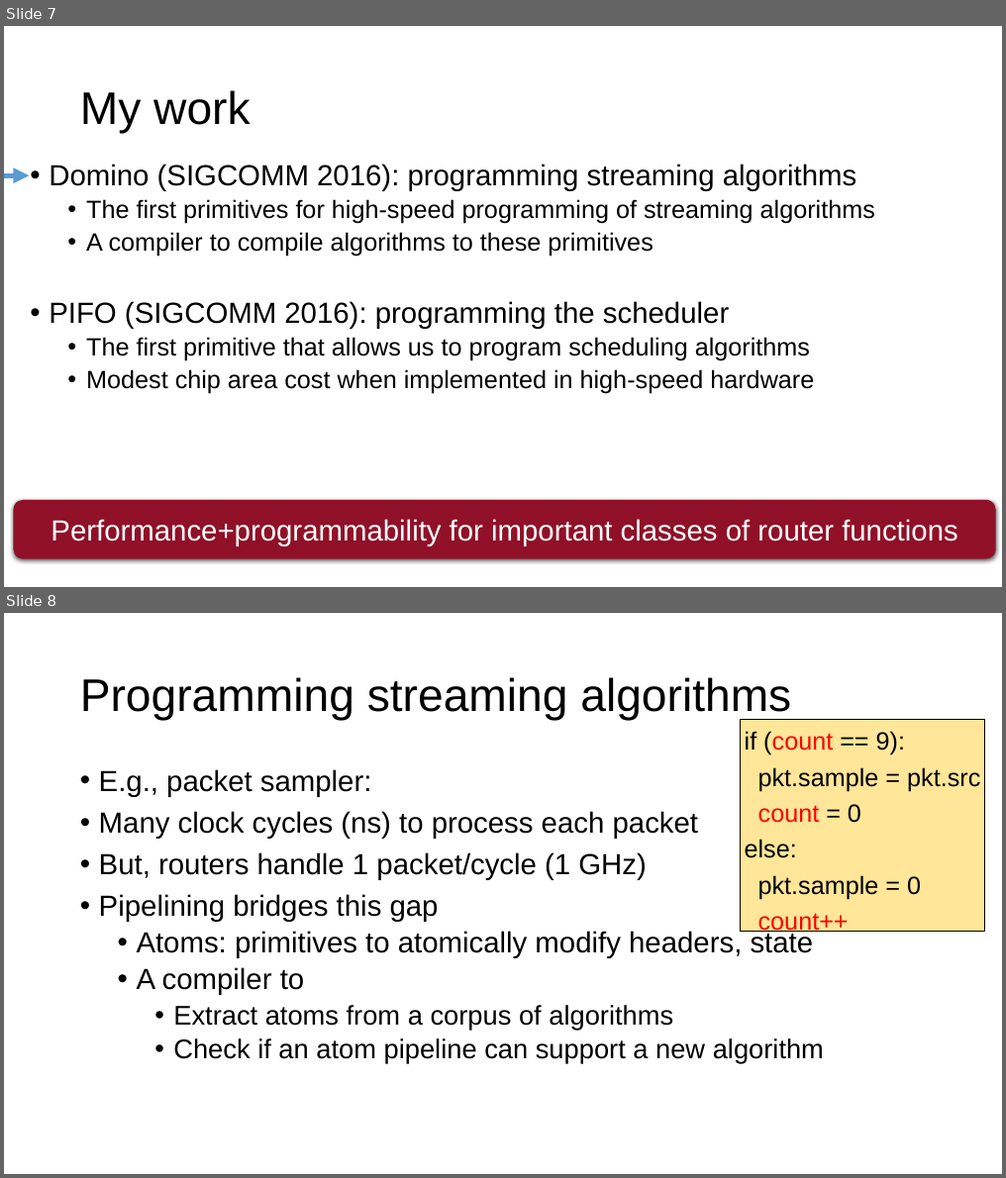
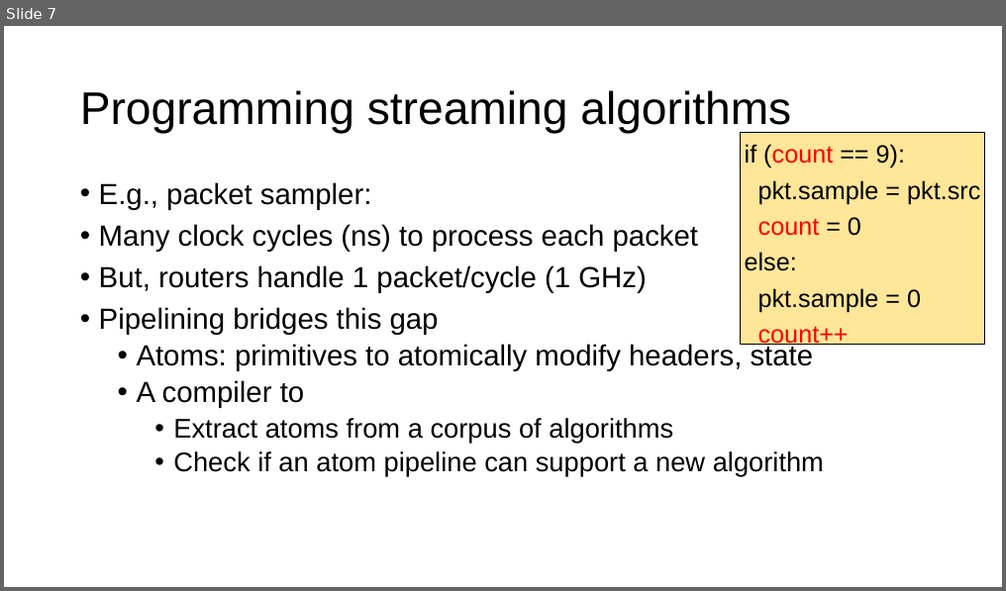
Before and after one commit to anirudhSK/pifo-domino-marple-ppts, a slide deck: combined_domino_pifo.pptx. Shown one above the other, each under a label of ours: slides 7 and 8 before the commit, slide 7 after it. The pictures are 1006x1178 and 1006x591 pixels, drawn with LibreOffice and Linux fonts; fonts in the diff are those of the drawing. Boxes give left, top, right and bottom in pixels: in the first picture for what was removed or moved away, otherwise in the second. Text is boxed around its words. In the diff, an @@ line names an element or a change of style, - is before the commit and + after.

```diff
--- a/combined_domino_pifo.pptx
+++ b/combined_domino_pifo.pptx
@@ slide 7 removed at [4,26,1002,587], background #FFFFFF @@
@@ title removed at [46,92,225,110] @@
-This Talk
@@ text removed at [80,90,251,134] @@
-My work
@@ text removed at [49,164,875,393] @@
-  • Domino (SIGCOMM 2016): programming streaming algorithms
-    • The first primitives for high-speed programming of streaming algorithms
-    • A compiler to compile algorithms to these primitives
-  • PIFO (SIGCOMM 2016): programming the scheduler
-    • The first primitive that allows us to program scheduling algorithms
-    • Modest chip area cost when implemented in high-speed hardware
@@ arrow removed from (4, 175) to (29, 175) @@
@@ rounded rectangle removed at [13,500,995,559] @@
-Performance+programmability for important classes of router functions
@@ what was slide 8 is now slide 7 @@
```
Also in this commit, not shown: 1 slide added, 1 other slide removed.
